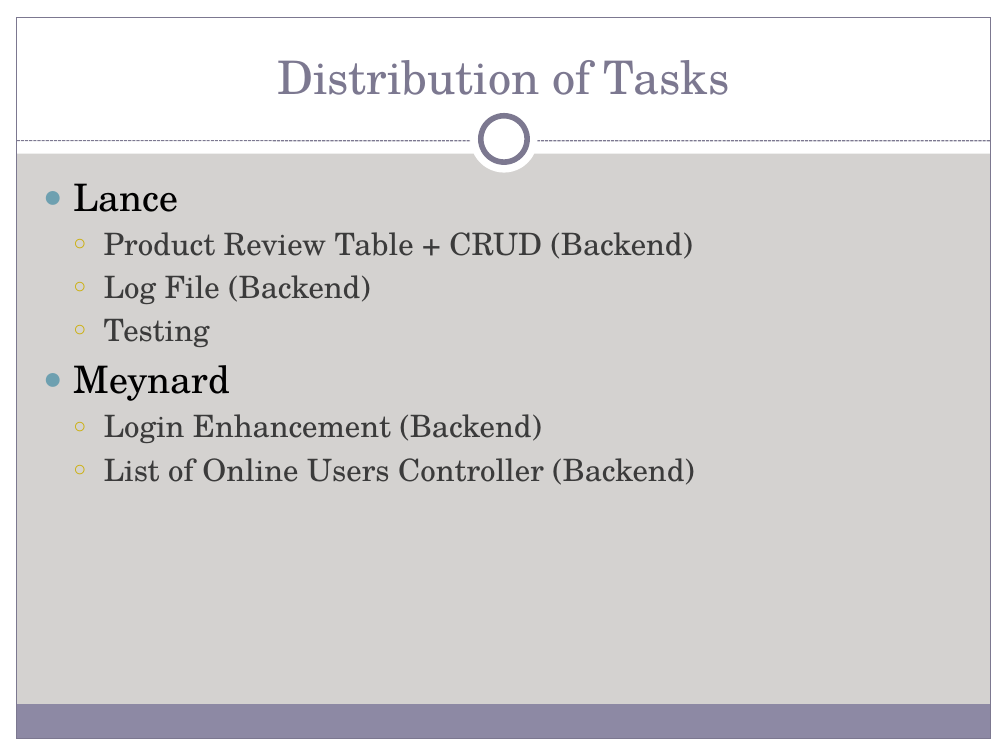
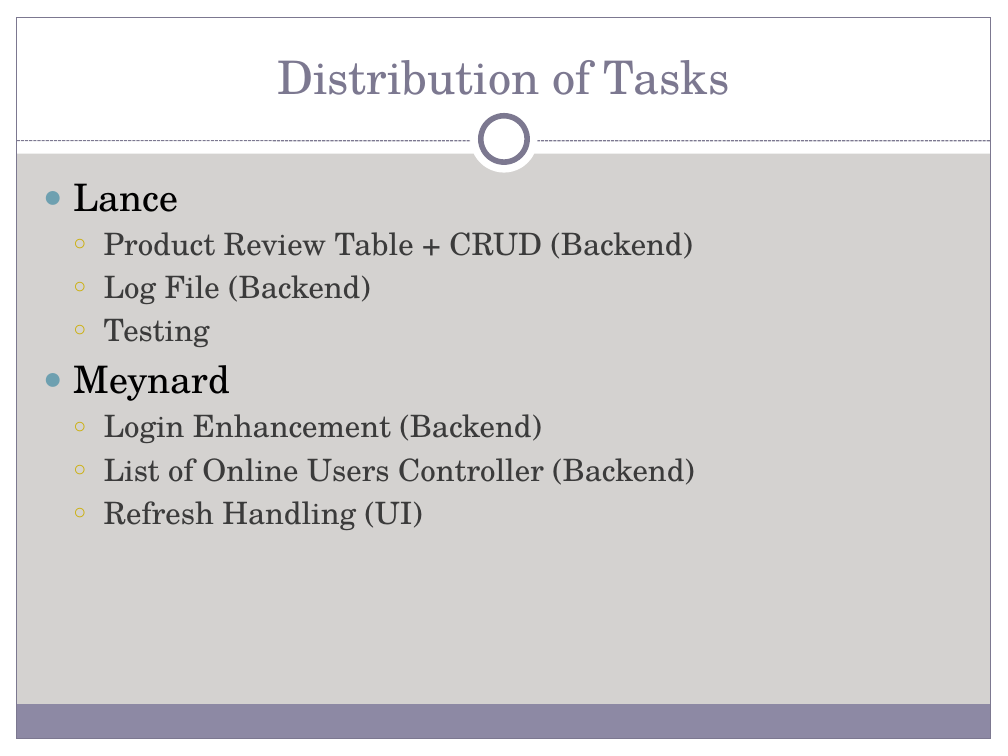
Before and after one commit to MNLBC/Group2Projects, a slide deck: slide 6 of 7. Group Project/W7D5_Project/Powerpoint/Watch Me Whip (UPDATED).pptx. Drawn at 1008x756 pixels with LibreOffice and Linux fonts; fonts in the diff are those of the drawing. Boxes give left, top, right and bottom in pixels: in the first picture for what was removed or moved away, otherwise in the second. Text is boxed around its words. In the diff, an @@ line names an element or a change of style, - is before the commit and + after.

```diff
--- a/7. Group Project/W7D5_Project/Powerpoint/Watch Me Whip (UPDATED).pptx
+++ b/7. Group Project/W7D5_Project/Powerpoint/Watch Me Whip (UPDATED).pptx
@@ text at [104,501,423,530]: paragraph added @@
+  ○ Refresh Handling (UI)
```
Also in this commit, not shown: 5 other slides changed.
